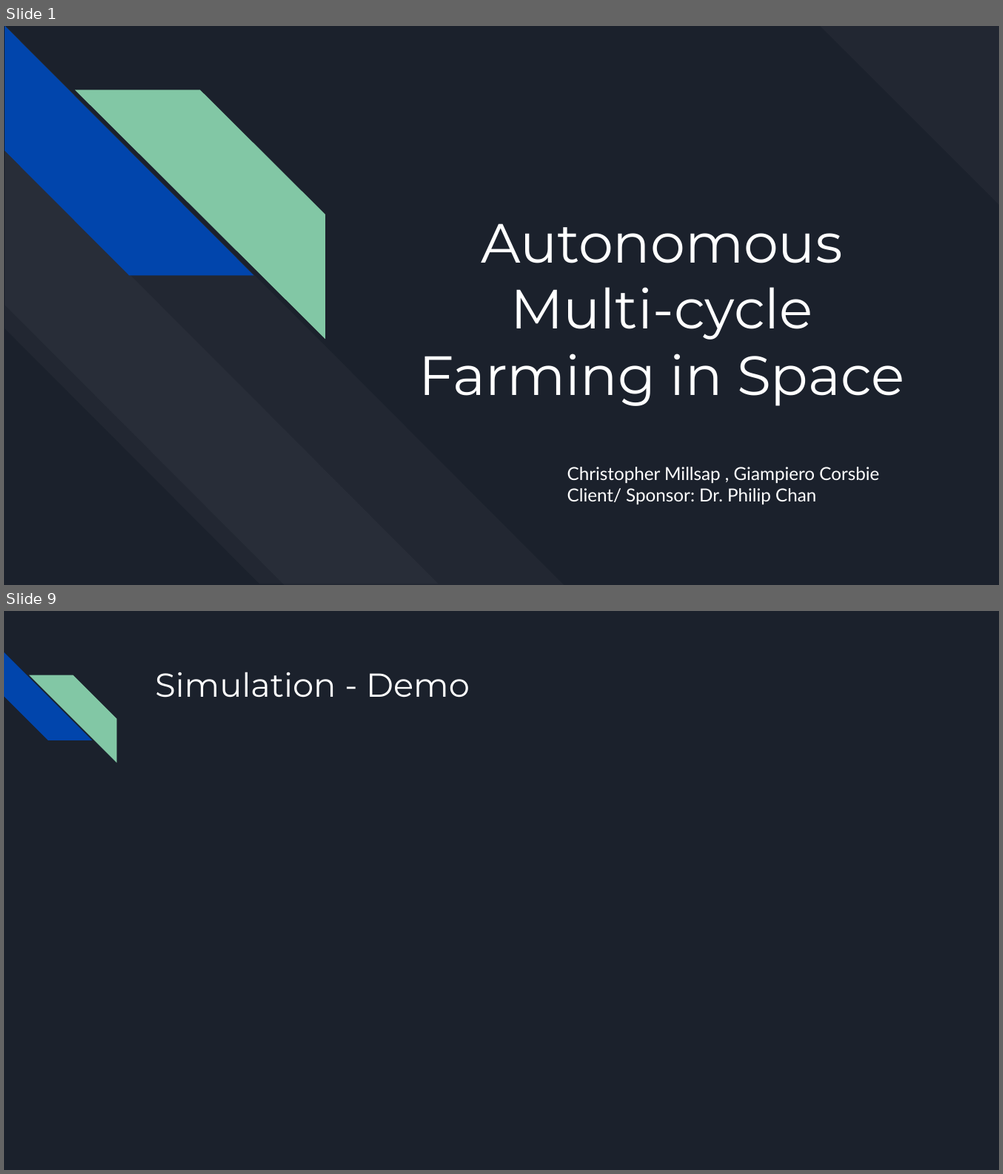
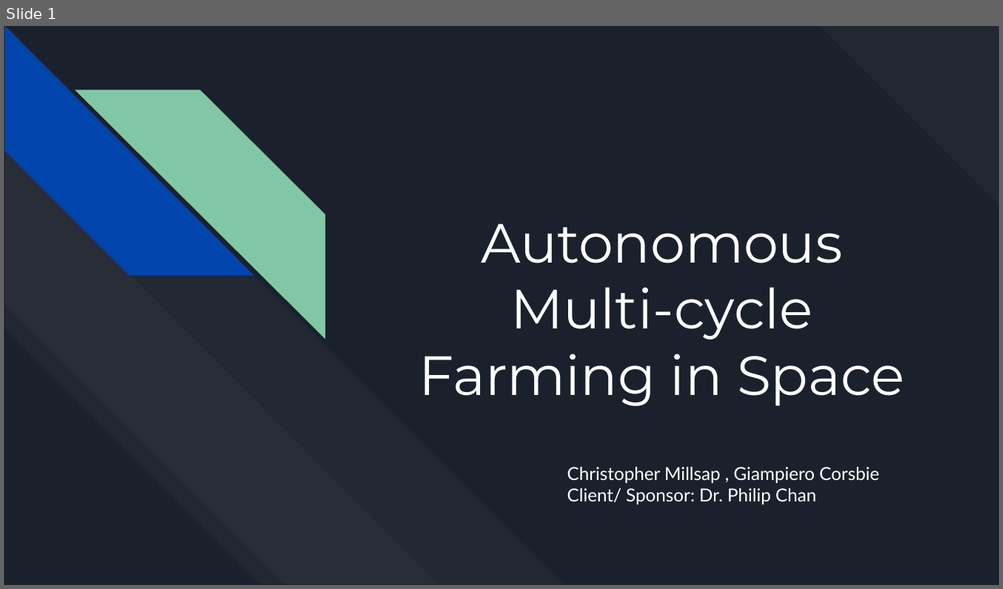
Before and after one commit to killsap/automated-multi-cycle-farming-in-space-website, a slide deck: docs/Milestone6Presentation.pptx. Shown one above the other, each under a label of ours: slides 1 and 9 before the commit, slide 1 after it; the slides between them are not shown. The pictures are 1003x1174 and 1003x589 pixels, drawn with LibreOffice and Linux fonts; fonts in the diff are those of the drawing. Boxes give left, top, right and bottom in pixels: in the first picture for what was removed or moved away, otherwise in the second. Text is boxed around its words. In the diff, an @@ line names an element or a change of style, - is before the commit and + after.

```diff
--- a/docs/Milestone6Presentation.pptx
+++ b/docs/Milestone6Presentation.pptx
@@ slide 9 removed at [4,611,999,1170], background #1B212C @@
@@ diag stripe removed at [4,652,91,741] @@
@@ diag stripe removed at [29,675,116,762] @@
@@ title removed at [155,672,469,698] @@
-Simulation - Demo
```
Also in this commit, not shown: 2 slides changed, 15 slides added, 5 other slides removed.
